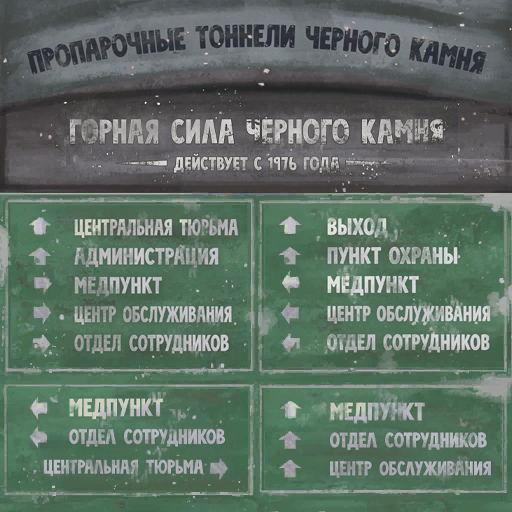
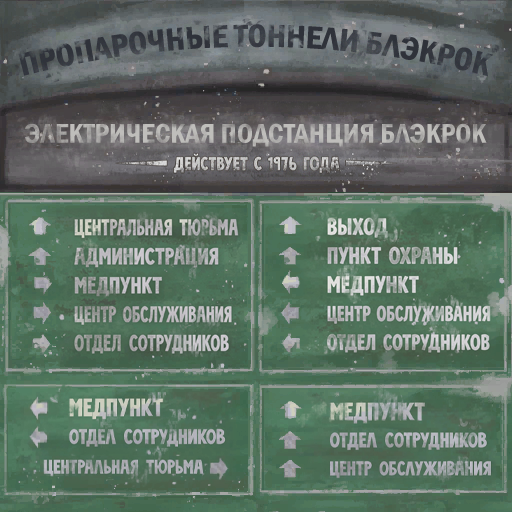
Layer changes from the first 512x512 image to the second:
added layer "электрическая подстанция Блэкрок" above "Layer 3" over [6, 99, 504, 174]
painted on "Layer 3" over [49, 94, 458, 180]
added layer "Пропарочные тоннели Блэкрок" above "Layer 2" over [1, 3, 501, 112]
hid "Layer 2" over [0, 0, 512, 109]
painted on "Layer 1" over [24, 15, 484, 153]